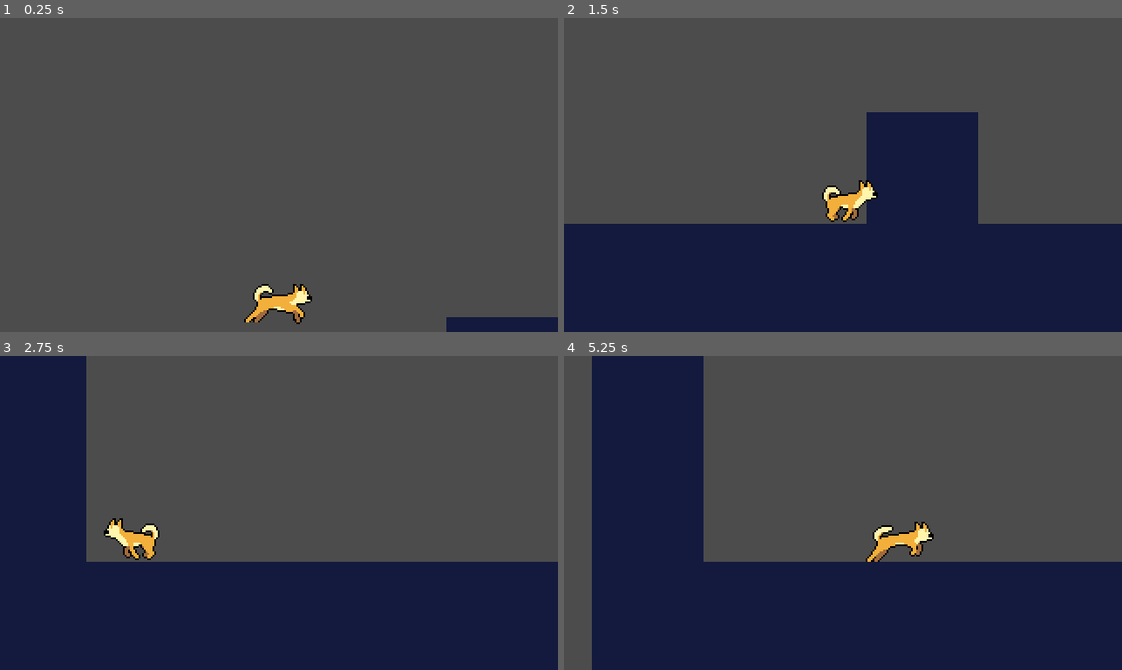
Above: before the commit, frames 1-4 (two rows, left to right).
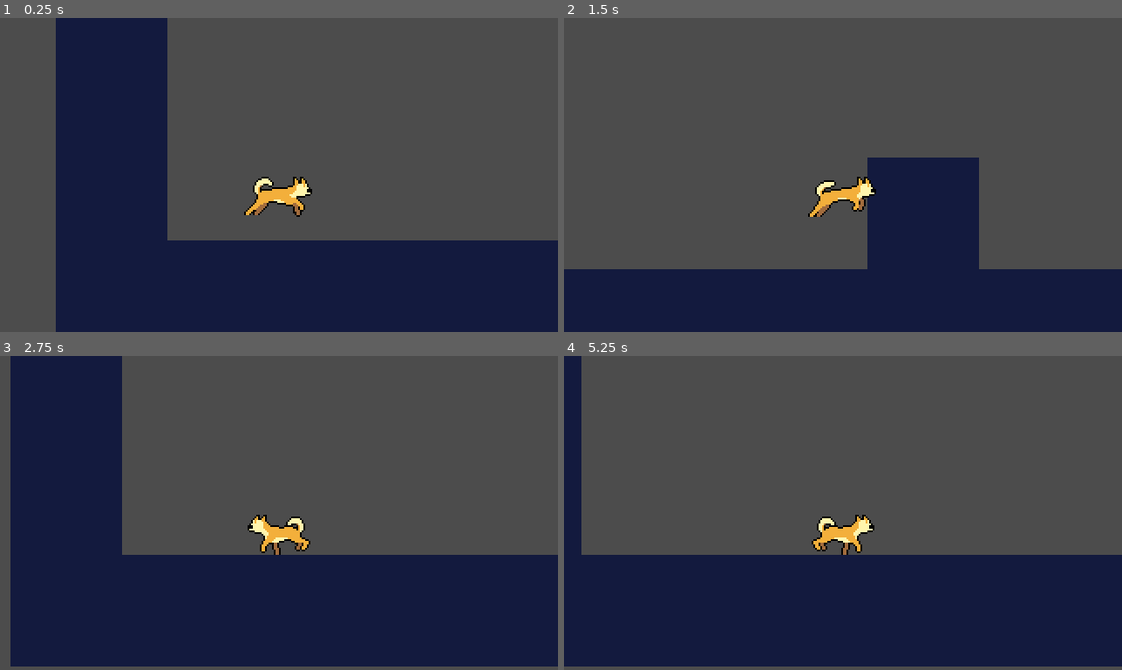
Above: after the commit, the same moments.

Repository: Stud-Io-Games/Godot-2D-Player-Animation
Game: Godot game, scene res://src/Level/Level.tscn
Two runs of this game, one before a commit and one after it. Both use one fixed random seed, a clock stepped at 60 frames per second and the inputs below.
Inputs:
- Up to frame 1 (0.25 s): no input
- Up to frame 2 (1.5 s): hold Right (ui_right) from 0.53 s (still down); tap Space (ui_select) at 0.6 s; tap Z (jump, bound only after the commit) at 0.77, 0.8, 1.07, 1.35 s
- Up to frame 3 (2.75 s): tap Z (jump, bound only after the commit) at 1.52, 1.82, 2.3 s; tap Space (ui_select) at 1.55, 2.1 s; release Right (ui_right) at 2.03 s; hold Left (ui_left) from 2.03 s (still down)
- Up to frame 4 (5.25 s): release Left (ui_left) at 2.78 s; hold Right (ui_right) 2.78-4.28 s; tap Space (ui_select) at 2.85, 4.35, 5.1 s; tap Z (jump, bound only after the commit) at 3.02, 3.32, 3.6, 3.77, 4.07, 4.52, 4.82 s; hold Left (ui_left) 4.28-5.03 s; hold Right (ui_right) from 5.03 s (still down)

The runs differ from the first frame. In frame 1, 40% of the frame differs, in the area x 10-100%, y 0-100%; in frame 2, 15%; in frame 3, 10%; in frame 4, 21%.

Commit message:
player movement with animation tree

Diff:
--- a/project.godot
+++ b/project.godot
@@ -33,6 +33,36 @@
 window/stretch/mode="2d"
 window/stretch/aspect="keep"
 
+[input]
+
+move_left={
+"deadzone": 0.5,
+"events": [ Object(InputEventKey,"resource_local_to_scene":false,"resource_name":"","device":0,"alt":false,"shift":false,"control":false,"meta":false,"command":false,"pressed":false,"scancode":81,"physical_scancode":0,"unicode":0,"echo":false,"script":null)
+, Object(InputEventKey,"resource_local_to_scene":false,"resource_name":"","device":0,"alt":false,"shift":false,"control":false,"meta":false,"command":false,"pressed":false,"scancode":16777231,"physical_scancode":0,"unicode":0,"echo":false,"script":null)
+, Object(InputEventJoypadMotion,"resource_local_to_scene":false,"resource_name":"","device":0,"axis":0,"axis_value":-1.0,"script":null)
+ ]
+}
+move_right={
+"deadzone": 0.5,
+"events": [ Object(InputEventKey,"resource_local_to_scene":false,"resource_name":"","device":0,"alt":false,"shift":false,"control":false,"meta":false,"command":false,"pressed":false,"scancode":68,"physical_scancode":0,"unicode":0,"echo":false,"script":null)
+, Object(InputEventKey,"resource_local_to_scene":false,"resource_name":"","device":0,"alt":false,"shift":false,"control":false,"meta":false,"command":false,"pressed":false,"scancode":16777233,"physical_scancode":0,"unicode":0,"echo":false,"script":null)
+, Object(InputEventJoypadMotion,"resource_local_to_scene":false,"resource_name":"","device":0,"axis":0,"axis_value":1.0,"script":null)
+ ]
+}
+jump={
+"deadzone": 0.5,
+"events": [ Object(InputEventKey,"resource_local_to_scene":false,"resource_name":"","device":0,"alt":false,"shift":false,"control":false,"meta":false,"command":false,"pressed":false,"scancode":90,"physical_scancode":0,"unicode":0,"echo":false,"script":null)
+, Object(InputEventKey,"resource_local_to_scene":false,"resource_name":"","device":0,"alt":false,"shift":false,"control":false,"meta":false,"command":false,"pressed":false,"scancode":16777232,"physical_scancode":0,"unicode":0,"echo":false,"script":null)
+, Object(InputEventJoypadButton,"resource_local_to_scene":false,"resource_name":"","device":0,"button_index":0,"pressure":0.0,"pressed":false,"script":null)
+ ]
+}
+attack={
+"deadzone": 0.5,
+"events": [ Object(InputEventKey,"resource_local_to_scene":false,"resource_name":"","device":0,"alt":false,"shift":false,"control":false,"meta":false,"command":false,"pressed":false,"scancode":32,"physical_scancode":0,"unicode":0,"echo":false,"script":null)
+, Object(InputEventJoypadButton,"resource_local_to_scene":false,"resource_name":"","device":0,"button_index":1,"pressure":0.0,"pressed":false,"script":null)
+ ]
+}
+
 [layer_names]
 
 2d_physics/layer_1="player"
--- /dev/null
+++ b/src/Ennemy/Enemy.gd
@@ -0,0 +1,6 @@
+extends "res://src/Actor.gd"
+
+
+func _ready():
+	set_physics_process(false) # deactivate the enemy at start of the game
+	_velocity.x = -speed.x # go to the left
--- /dev/null
+++ b/src/Ennemy/Enemy.tscn
@@ -0,0 +1,31 @@
+[gd_scene load_steps=4 format=2]
+
+[ext_resource path="res://assets/enemy.png" type="Texture" id=1]
+[ext_resource path="res://src/Ennemy/Enemy.gd" type="Script" id=2]
+
+[sub_resource type="CapsuleShape2D" id=1]
+radius = 35.0
+height = 44.0
+
+[node name="Enemy" type="KinematicBody2D"]
+collision_layer = 2
+collision_mask = 9
+script = ExtResource( 2 )
+speed = Vector2( 400, 1000 )
+
+[node name="Enemy" type="Sprite" parent="."]
+position = Vector2( 0, -47 )
+texture = ExtResource( 1 )
+
+[node name="CollisionShape2D" type="CollisionShape2D" parent="."]
+position = Vector2( 0, -35 )
+rotation = -1.5708
+shape = SubResource( 1 )
+
+[node name="VisibilityEnabler2D" type="VisibilityEnabler2D" parent="."]
+visible = false
+position = Vector2( -2, 0 )
+scale = Vector2( 1.06, 1 )
+rect = Rect2( -50, -60, 100, 60 )
+process_parent = true
+physics_process_parent = true
--- a/src/Level/Level.tscn
+++ b/src/Level/Level.tscn
@@ -1,7 +1,8 @@
-[gd_scene load_steps=3 format=2]
+[gd_scene load_steps=4 format=2]
 
 [ext_resource path="res://assets/level/tileset.tres" type="TileSet" id=1]
 [ext_resource path="res://src/Player.tscn" type="PackedScene" id=2]
+[ext_resource path="res://src/Ennemy/Enemy.tscn" type="PackedScene" id=3]
 
 [node name="Level" type="Node2D"]
 
@@ -12,5 +13,11 @@
 format = 1
 tile_data = PoolIntArray( 65533, 0, 0, 11, 0, 0, 131069, 0, 0, 65547, 0, 0, 196605, 0, 0, 131076, 0, 0, 131083, 0, 0, 2 …(209 unchanged characters)…
 
+[node name="Enemy" parent="." instance=ExtResource( 3 )]
+position = Vector2( 644, 191 )
+scale = Vector2( 0.2, 0.2 )
+
 [node name="Player" parent="." instance=ExtResource( 2 )]
-position = Vector2( 160, 22 )
+position = Vector2( -64, 121 )
+speed = Vector2( 400, 500 )
+gravity = 1000.0
--- a/src/Player.gd
+++ b/src/Player.gd
@@ -1,31 +1,62 @@
 extends Actor
 
-onready var animatedSprite = $AnimatedSprite
+var state_machine
 
-const ANIMATION_RUN = "run"
+const ANIMATION_RUN = "walk"
 const ANIMATION_IDLE = "idle"
 const ANIMATION_JUMP = "jump"
+const ANIMATION_DEATH = "death"
+const ANIMATION_HURT = "hurt"
+const ANIMATION_ATTACK = "attack"
 
+const INPUT_RIGHT = "move_right"
+const INPUT_LEFT = "move_left"
+const INPUT_JUMP = "jump"
+const INPUT_ATTACK = "attack" # space
 
-const INPUT_RIGHT = "ui_right"
-const INPUT_LEFT = "ui_left"
-const INPUT_JUMP = "ui_up"
-const INPUT_ATTACK = "ui_select" # space
-
-export var stomp_impulse: = 1000.0
+func _ready():
+	state_machine = $Animation/AnimationTree.get("parameters/playback")
 
 func _physics_process(delta: float) -> void:
 	var is_jump_interrupted: = Input.is_action_just_released(INPUT_JUMP) and _velocity.y < 0.0
 	var direction: = get_direction()
+	set_animation(direction)
 	_velocity = compute_velocity(_velocity, direction, speed, is_jump_interrupted)
 	_velocity = move_and_slide(_velocity, FLOOR_NORMAL)
-	set_animation(direction)
+	if direction.x != 0:
+		$PlayerSprite.flip_h = direction.x < 0
 
-func _on_EnemyDetector_area_entered(area: Area2D):
-	_velocity = compute_stomp_velocity(_velocity, stomp_impulse)
+func hurt():
+	state_machine.travel(ANIMATION_HURT)
 
-func _on_EnemyDetector_body_entered(body: PhysicsBody2D):
-	queue_free()
+func die():
+	state_machine.travel(ANIMATION_DEATH)
+	set_physics_process(false)
+
+func set_animation(direction):
+	if not is_on_floor():
+#		print('not on floor')
+		travel_animation(ANIMATION_JUMP)
+		return
+	if Input.is_action_just_pressed(INPUT_ATTACK):
+#		print('attack')
+		travel_animation(ANIMATION_ATTACK)
+		return
+	if Input.is_action_pressed(INPUT_RIGHT) or Input.is_action_pressed(INPUT_LEFT):
+#		print('moving ', 'left ? ', direction.x < 0)
+		travel_animation(ANIMATION_RUN)
+		return
+	if Input.is_action_pressed(INPUT_JUMP):
+#		print('jump')
+		travel_animation(ANIMATION_JUMP)
+		return
+#	print('idle')
+	travel_animation(ANIMATION_IDLE)
+
+func travel_animation(animation: String) -> void:
+	if state_machine.get_current_node() != animation:
+		print(state_machine.get_current_node(), ' / ', animation)
+		state_machine.travel(animation)
 
 func get_direction() -> Vector2:
 	return Vector2(
@@ -48,20 +79,88 @@
 		out.y = 0.0
 	return out
 
-func compute_stomp_velocity(linear_velocity: Vector2, 	impulse: float) -> Vector2:
-	var out: = linear_velocity
-	out.y = -impulse
-	return out
-
-func set_animation(direction: Vector2) -> void:
-	if direction.y < 0 or not is_on_floor():
-		animatedSprite.animation = ANIMATION_JUMP
-		return
-	if direction.x > 0 and is_on_floor():
-		animatedSprite.animation = ANIMATION_RUN
-		animatedSprite.flip_h = false
-	elif direction.x < 0 and is_on_floor():
-		animatedSprite.animation = ANIMATION_RUN
-		animatedSprite.flip_h = true
-	elif is_on_floor():
-		animatedSprite.animation = ANIMATION_IDLE
+#extends Actor
+#
+##onready var animatedSprite = $AnimatedSprite
+#onready var animationPlayer = $Animation/AnimationPlayer
+#onready var animatedTree = $Animation/AnimationTree
+#onready var playerSprite = $PlayerSprite
+#
+#const ANIMATION_RUN = "run"
+#const ANIMATION_IDLE = "idle"
+#const ANIMATION_JUMP = "jump"
+#const ANIMATION_DEATH = "death"
+#const ANIMATION_HURT = "hurt"
+#
+#const INPUT_RIGHT = "ui_right"
+#const INPUT_LEFT = "ui_left"
+#const INPUT_JUMP = "ui_up"
+#const INPUT_ATTACK = "ui_select" # space
+#
+#export var stomp_impulse: = 1000.0
+#export var life_points: = 3
+#
+#func _ready():
+#	animatedTree.active = true
+#
+#func _process(delta: float) -> void:
+#	var is_jump_interrupted: = Input.is_action_just_released(INPUT_JUMP) and _velocity.y < 0.0
+#	var direction: = get_direction()
+#	_velocity = compute_velocity(_velocity, direction, speed, is_jump_interrupted)
+#	_velocity = move_and_slide(_velocity, FLOOR_NORMAL)
+#	compute_animation(direction)
+#
+## func _on_EnnemyDetector_body_entered(body: PhysicsBody2D):
+##	print('here ', life_points)
+##	life_points -= 1
+##	if life_points == 0:
+##		print('wtf')
+##		animatedSprite.animation = ANIMATION_DEATH
+##		yield(animatedSprite, "animation_finished")
+##		queue_free()
+##	else:
+##		animatedSprite.animation = ANIMATION_HURT
+#
+#
+#func get_direction() -> Vector2:
+#	return Vector2(
+#		Input.get_action_strength(INPUT_RIGHT) - Input.get_action_strength(INPUT_LEFT),
+#		- 1.0 if Input.is_action_just_pressed(INPUT_JUMP) and is_on_floor() else 1.0
+#	)
+#
+#func compute_velocity(
+#	linear_velocity: Vector2,
+#	direction: Vector2,
+#	speed: Vector2,
+#	is_jump_interrupted: bool
+#) -> Vector2:
+#	var out: = linear_velocity
+#	out.x = speed.x * direction.x
+#	out.y += gravity * get_physics_process_delta_time()
+#	if direction.y == -1.0: # jump
+#		out.y = speed.y * direction.y
+#	if is_jump_interrupted:
+#		out.y = 0.0
+#	return out
+#
+#func compute_stomp_velocity(linear_velocity: Vector2, 	impulse: float) -> Vector2:
+#	var out: = linear_velocity
+#	out.y = -impulse
+#	return out
+#
+#func compute_animation(direction: Vector2) -> void:
+#		# if jumping or falling
+#	if direction.y < 0 or not is_on_floor():
+#		set_animation("jump", "parameters/in_air/current", 1)
+#		return
+#	if direction.x != 0 and is_on_floor():
+#		set_animation("walk", "parameters/movement/current", 1)
+#		playerSprite.flip_h = direction.x < 0
+#	else:
+#		set_animation("idle", "parameters/movement/current", 0)
+#
+#
+#
+#func set_animation(animation_title: String, animation_name: String, value: int) -> void:
+#	if animationPlayer.get_current_animation() != animation_title:
+#		animatedTree.set(animation_name, value)
--- a/src/Player.tscn
+++ b/src/Player.tscn
@@ -1,116 +1,233 @@
-[gd_scene load_steps=22 format=2]
-
-[ext_resource path="res://assets/character/Idle.png" type="Texture" id=1]
-[ext_resource path="res://assets/character/Walk.png" type="Texture" id=2]
-[ext_resource path="res://assets/character/Death.png" type="Texture" id=3]
+[gd_scene load_steps=29 format=2]
+
+[ext_resource path="res://assets/character/player.png" type="Texture" id=1]
 [ext_resource path="res://src/Player.gd" type="Script" id=31]
 
-[sub_resource type="AtlasTexture" id=17]
-atlas = ExtResource( 2 )
-region = Rect2( 240, 0, 48, 48 )
-
-[sub_resource type="AtlasTexture" id=12]
-atlas = ExtResource( 3 )
-region = Rect2( 0, 0, 48, 48 )
-
-[sub_resource type="AtlasTexture" id=13]
-atlas = ExtResource( 3 )
-region = Rect2( 48, 0, 48, 48 )
-
-[sub_resource type="AtlasTexture" id=14]
-atlas = ExtResource( 3 )
-region = Rect2( 96, 0, 48, 48 )
-
-[sub_resource type="AtlasTexture" id=15]
-atlas = ExtResource( 3 )
-region = Rect2( 144, 0, 48, 48 )
-
-[sub_resource type="AtlasTexture" id=1]
-atlas = ExtResource( 1 )
-region = Rect2( 0, 0, 48, 48 )
-
-[sub_resource type="AtlasTexture" id=2]
-atlas = ExtResource( 1 )
-region = Rect2( 48, 0, 48, 48 )
-
-[sub_resource type="AtlasTexture" id=3]
-atlas = ExtResource( 1 )
-region = Rect2( 96, 0, 48, 48 )
-
-[sub_resource type="AtlasTexture" id=4]
-atlas = ExtResource( 1 )
-region = Rect2( 144, 0, 48, 48 )
-
-[sub_resource type="AtlasTexture" id=5]
-atlas = ExtResource( 2 )
-region = Rect2( 0, 0, 48, 48 )
-
-[sub_resource type="AtlasTexture" id=6]
-atlas = ExtResource( 2 )
-region = Rect2( 48, 0, 48, 48 )
-
-[sub_resource type="AtlasTexture" id=7]
-atlas = ExtResource( 2 )
-region = Rect2( 96, 0, 48, 48 )
-
-[sub_resource type="AtlasTexture" id=8]
-atlas = ExtResource( 2 )
-region = Rect2( 144, 0, 48, 48 )
-
-[sub_resource type="AtlasTexture" id=9]
-atlas = ExtResource( 2 )
-region = Rect2( 192, 0, 48, 48 )
-
-[sub_resource type="AtlasTexture" id=10]
-atlas = ExtResource( 2 )
-region = Rect2( 240, 0, 48, 48 )
-
-[sub_resource type="SpriteFrames" id=11]
-animations = [ {
-"frames": [ SubResource( 17 ) ],
-"loop": true,
-"name": "jump",
-"speed": 5.0
-}, {
-"frames": [ SubResource( 12 ), SubResource( 13 ), SubResource( 14 ), SubResource( 15 ) ],
-"loop": true,
-"name": "death",
-"speed": 10.0
-}, {
-"frames": [ SubResource( 1 ), SubResource( 2 ), SubResource( 3 ), SubResource( 4 ) ],
-"loop": true,
-"name": "idle",
-"speed": 8.0
-}, {
-"frames": [ SubResource( 5 ), SubResource( 6 ), SubResource( 7 ), SubResource( 8 ), SubResource( 9 ), SubResource( 10 ) ],
-"loop": true,
-"name": "run",
-"speed": 15.0
-} ]
-
-[sub_resource type="RectangleShape2D" id=16]
-extents = Vector2( 12.5, 11 )
+[sub_resource type="RectangleShape2D" id=41]
+extents = Vector2( 14, 10 )
+
+[sub_resource type="Animation" id=21]
+length = 0.001
+tracks/0/type = "value"
+tracks/0/path = NodePath("PlayerSprite:frame")
+tracks/0/interp = 1
+tracks/0/loop_wrap = true
+tracks/0/imported = false
+tracks/0/enabled = true
+tracks/0/keys = {
+"times": PoolRealArray( 0 ),
+"transitions": PoolRealArray( 1 ),
+"update": 0,
+"values": [ 0 ]
+}
+
+[sub_resource type="Animation" id=22]
+resource_name = "attack"
+length = 0.6
+step = 0.15
+tracks/0/type = "value"
+tracks/0/path = NodePath("PlayerSprite:frame")
+tracks/0/interp = 1
+tracks/0/loop_wrap = true
+tracks/0/imported = false
+tracks/0/enabled = true
+tracks/0/keys = {
+"times": PoolRealArray( 0, 0.15, 0.3, 0.45 ),
+"transitions": PoolRealArray( 1, 1, 1, 1 ),
+"update": 1,
+"values": [ 12, 13, 14, 15 ]
+}
+
+[sub_resource type="Animation" id=23]
+resource_name = "death"
+length = 0.6
+step = 0.15
+tracks/0/type = "value"
+tracks/0/path = NodePath("PlayerSprite:frame")
+tracks/0/interp = 1
+tracks/0/loop_wrap = true
+tracks/0/imported = false
+tracks/0/enabled = true
+tracks/0/keys = {
+"times": PoolRealArray( 0, 0.15, 0.3, 0.45 ),
+"transitions": PoolRealArray( 1, 1, 1, 1 ),
+"update": 1,
+"values": [ 18, 19, 20, 21 ]
+}
+
+[sub_resource type="Animation" id=24]
+resource_name = "hurt"
+length = 0.3
+step = 0.15
+tracks/0/type = "value"
+tracks/0/path = NodePath("PlayerSprite:frame")
+tracks/0/interp = 1
+tracks/0/loop_wrap = true
+tracks/0/imported = false
+tracks/0/enabled = true
+tracks/0/keys = {
+"times": PoolRealArray( 0, 0.15 ),
+"transitions": PoolRealArray( 1, 1 ),
+"update": 1,
+"values": [ 24, 25 ]
+}
+
+[sub_resource type="Animation" id=25]
+resource_name = "idle"
+length = 0.6
+loop = true
+step = 0.15
+tracks/0/type = "value"
+tracks/0/path = NodePath("PlayerSprite:frame")
+tracks/0/interp = 1
+tracks/0/loop_wrap = true
+tracks/0/imported = false
+tracks/0/enabled = true
+tracks/0/keys = {
+"times": PoolRealArray( 0, 0.15, 0.3, 0.45 ),
+"transitions": PoolRealArray( 1, 1, 1, 1 ),
+"update": 1,
+"values": [ 0, 1, 2, 3 ]
+}
+
+[sub_resource type="Animation" id=26]
+resource_name = "jump"
+length = 0.3
+loop = true
+step = 0.15
+tracks/0/type = "value"
+tracks/0/path = NodePath("PlayerSprite:frame")
+tracks/0/interp = 1
+tracks/0/loop_wrap = true
+tracks/0/imported = false
+tracks/0/enabled = true
+tracks/0/keys = {
+"times": PoolRealArray( 0, 0.15 ),
+"transitions": PoolRealArray( 1, 1 ),
+"update": 1,
+"values": [ 30, 31 ]
+}
+
+[sub_resource type="Animation" id=27]
+resource_name = "walk"
+length = 0.6
+loop = true
+tracks/0/type = "value"
+tracks/0/path = NodePath("PlayerSprite:frame")
+tracks/0/interp = 1
+tracks/0/loop_wrap = true
+tracks/0/imported = false
+tracks/0/enabled = true
+tracks/0/keys = {
+"times": PoolRealArray( 0, 0.1, 0.2, 0.3, 0.4, 0.5 ),
+"transitions": PoolRealArray( 1, 1, 1, 1, 1, 1 ),
+"update": 1,
+"values": [ 6, 7, 8, 9, 10, 11 ]
+}
+
+[sub_resource type="AnimationNodeAnimation" id=42]
+animation = "attack"
+
+[sub_resource type="AnimationNodeAnimation" id=43]
+animation = "death"
+
+[sub_resource type="AnimationNodeAnimation" id=44]
+animation = "hurt"
+
+[sub_resource type="AnimationNodeAnimation" id=45]
+animation = "idle"
+
+[sub_resource type="AnimationNodeAnimation" id=46]
+animation = "jump"
+
+[sub_resource type="AnimationNodeAnimation" id=47]
+animation = "walk"
+
+[sub_resource type="AnimationNodeStateMachineTransition" id=48]
+
+[sub_resource type="AnimationNodeStateMachineTransition" id=49]
+
+[sub_resource type="AnimationNodeStateMachineTransition" id=50]
+
+[sub_resource type="AnimationNodeStateMachineTransition" id=51]
+
+[sub_resource type="AnimationNodeStateMachineTransition" id=52]
+
+[sub_resource type="AnimationNodeStateMachineTransition" id=56]
+switch_mode = 2
+
+[sub_resource type="AnimationNodeStateMachineTransition" id=59]
+switch_mode = 2
+
+[sub_resource type="AnimationNodeStateMachineTransition" id=60]
+
+[sub_resource type="AnimationNodeStateMachineTransition" id=61]
+
+[sub_resource type="AnimationNodeStateMachine" id=57]
+states/attack/node = SubResource( 42 )
+states/attack/position = Vector2( 877.125, 281.5 )
+states/death/node = SubResource( 43 )
+states/death/position = Vector2( 877.062, 102.5 )
+states/hurt/node = SubResource( 44 )
+states/hurt/position = Vector2( 424, 352.5 )
+states/idle/node = SubResource( 45 )
+states/idle/position = Vector2( 613.5, 198.5 )
+states/jump/node = SubResource( 46 )
+states/jump/position = Vector2( 302.25, 179.5 )
+states/walk/node = SubResource( 47 )
+states/walk/position = Vector2( 572.5, 59.25 )
+transitions = [ "idle", "death", SubResource( 48 ), "idle", "walk", SubResource( 49 ), "idle", "jump", SubResource( 50 ), "idle", "hurt", SubResource( 51 ), "idle", "attack", SubResource( 52 ), "hurt", "idle", SubResource( 56 ), "attack", "idle", SubResource( 59 ), "walk", "idle", SubResource( 60 ), "jump", "idle", SubResource( 61 ) ]
+start_node = "idle"
+end_node = "death"
+
+[sub_resource type="AnimationNodeStateMachinePlayback" id=58]
+
+[sub_resource type="RectangleShape2D" id=20]
+extents = Vector2( 12.5, 10.5 )
 
 [node name="Player" type="KinematicBody2D"]
 collision_mask = 8
 script = ExtResource( 31 )
-speed = Vector2( 500, 700 )
-
-[node name="AnimatedSprite" type="AnimatedSprite" parent="."]
-position = Vector2( 4, -14 )
-frames = SubResource( 11 )
-animation = "idle"
-frame = 3
-playing = true
+
+[node name="PlayerSprite" type="Sprite" parent="."]
+texture = ExtResource( 1 )
+hframes = 6
+vframes = 6
 
 [node name="CollisionShape2D" type="CollisionShape2D" parent="."]
-position = Vector2( 0, -1 )
-shape = SubResource( 16 )
+position = Vector2( 0, 14 )
+shape = SubResource( 41 )
 
 [node name="Camera2D" type="Camera2D" parent="."]
 current = true
-drag_margin_h_enabled = true
-drag_margin_v_enabled = true
-smoothing_enabled = true
-drag_margin_left = 0.0
-drag_margin_right = 0.0
+
+[node name="Animation" type="Node" parent="."]
+
+[node name="AnimationPlayer" type="AnimationPlayer" parent="Animation"]
+root_node = NodePath("../..")
+method_call_mode = 1
+anims/RESET = SubResource( 21 )
+anims/attack = SubResource( 22 )
+anims/death = SubResource( 23 )
+anims/hurt = SubResource( 24 )
+anims/idle = SubResource( 25 )
+anims/jump = SubResource( 26 )
+anims/walk = SubResource( 27 )
+
+[node name="AnimationTree" type="AnimationTree" parent="Animation"]
+tree_root = SubResource( 57 )
+anim_player = NodePath("../AnimationPlayer")
+active = true
+root_motion_track = NodePath("PlayerSprite:frame")
+parameters/playback = SubResource( 58 )
+
+[node name="EnnemyDetector" type="Area2D" parent="."]
+visible = false
+collision_layer = 0
+collision_mask = 2
+
+[node name="CollisionShape2D" type="CollisionShape2D" parent="EnnemyDetector"]
+position = Vector2( -1, -0.5 )
+shape = SubResource( 20 )
+
+[connection signal="body_entered" from="EnnemyDetector" to="." method="_on_EnnemyDetector_body_entered"]
Binary file removed: assets/character/Attack.png
Binary file removed: assets/character/Death.png
Not shown, removed: assets/character/Death.png.import
Binary file removed: assets/character/Hurt.png
Not shown, removed: assets/character/Hurt.png.import
Binary file removed: assets/character/Idle.png
Binary file removed: assets/character/Walk.png
Not shown, removed: assets/character/Walk.png.import
Binary file added: assets/character/player.png
Not shown, changed: assets/character/player.png.import
Binary file added: assets/enemy.png
Not shown, changed: assets/enemy.png.import
